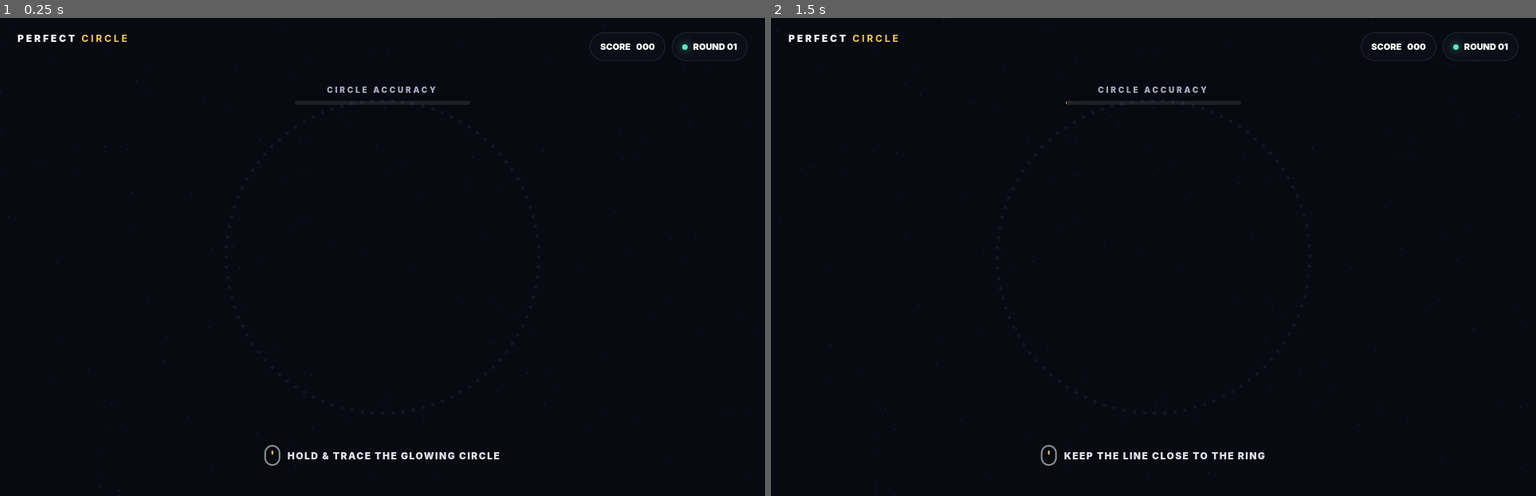
Above: before the commit, frames 1-2 (left to right).
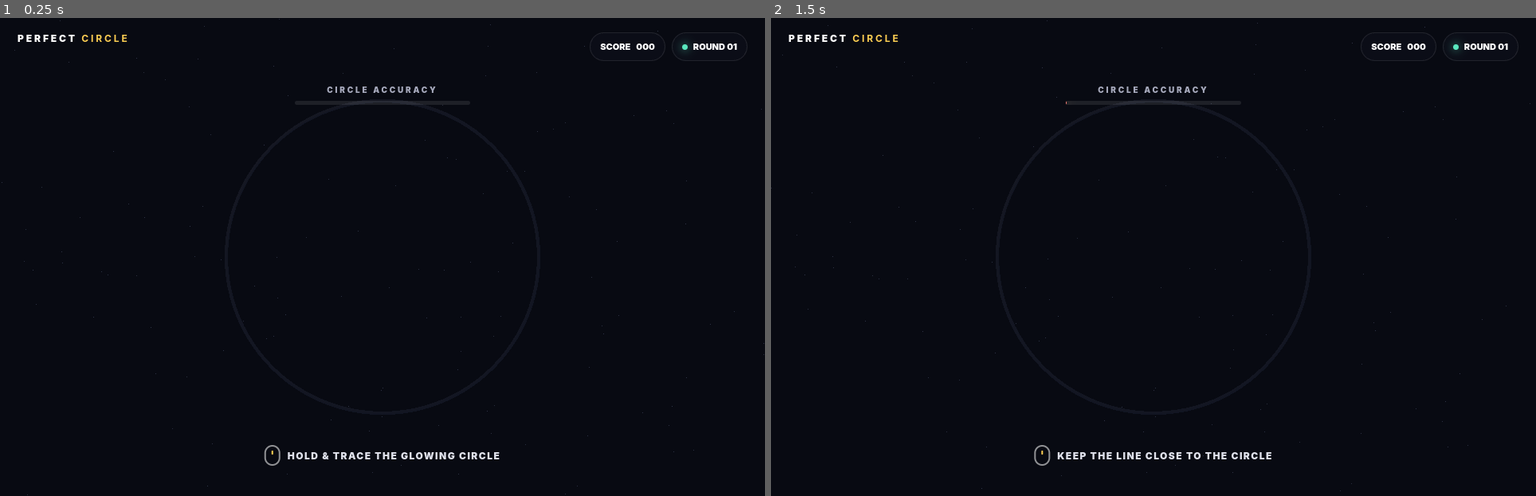
Above: after the commit, the same moments.

Repository: mysliwy-lab/PlayGround
Game: browser game, page index.html
Two runs of this game, one before a commit and one after it. Both use one fixed random seed, a clock stepped at 60 frames per second and the inputs below.
Inputs (mouse positions are in pixels of both pictures, inside the frame that each line leads up to):
- Up to frame 1 (0.25 s): no input
- Up to frame 2 (1.5 s): click (1153, 257) at 0.27 s; hold Up 1.03-1.33 s; click (1153, 304) at 1.07 s; tap Space at 1.1 s; hold Up from 1.38 s (still down)

The runs differ from the first frame. In frame 1, less than 0.1% of the frame differs, in the area x 0-100%, y 0-100%; in frame 2, 0.4%.

Commit message:
Save source and v2 conversation for issue #2
Run: 44859747001
Generation: 44859747001-1795231152793

Diff:
--- a/index.html
+++ b/index.html
@@ -34,9 +34,22 @@
 scene.add(new THREE.AmbientLight(0xffffff,.7));const key=new THREE.PointLight(0xffcf52,25,30);key.position.set(-4,5,8);scene.add(key);
 const ring=new THREE.Group();scene.add(ring);
 const mat=new THREE.MeshStandardMaterial({color:0x202537,metalness:.35,roughness:.35,emissive:0x101421,emissiveIntensity:.8});
-const glowMat=new THREE.MeshBasicMaterial({color:0xffcf52,transparent:true,opacity:.95});
-const ringRadius=3.15;
-for(let i=0;i<96;i++){const a=i/96*Math.PI*2;const g=new THREE.SphereGeometry(.035,8,6);const m=new THREE.Mesh(g,mat);m.position.set(Math.cos(a)*ringRadius,Math.sin(a)*ringRadius,0);ring.add(m)}
+const shapeNames=['CIRCLE','SQUARE','TRIANGLE','STAR','HEXAGON'];
+let shapeIndex=0,targetPoints=[];
+function circlePoints(count=96){const pts=[];for(let i=0;i<count;i++){const a=i/count*Math.PI*2;pts.push(new THREE.Vector2(Math.cos(a)*3.15,Math.sin(a)*3.15))}return pts}
+function polygonPoints(vertices){const pts=[];for(let i=0;i<vertices;i++){const a=-Math.PI/2+i/vertices*Math.PI*2;pts.push(new THREE.Vector2(Math.cos(a)*3.15,Math.sin(a)*3.15))}return pts}
+function starPoints(){const pts=[];for(let i=0;i<20;i++){const a=-Math.PI/2+i/20*Math.PI*2,r=i%2?1.55:3.15;pts.push(new THREE.Vector2(Math.cos(a)*r,Math.sin(a)*r))}return pts}
+function buildShape(){while(ring.children.length)ring.remove(ring.children[0]);
+ if(shapeIndex===0)targetPoints=circlePoints();
+ if(shapeIndex===1)targetPoints=[new THREE.Vector2(-2.4,-2.4),new THREE.Vector2(2.4,-2.4),new THREE.Vector2(2.4,2.4),new THREE.Vector2(-2.4,2.4)];
+ if(shapeIndex===2)targetPoints=polygonPoints(3);
+ if(shapeIndex===3)targetPoints=starPoints();
+ if(shapeIndex===4)targetPoints=polygonPoints(6);
+ if(shapeIndex===1){for(let edge=0;edge<4;edge++)for(let j=0;j<24;j++){const a=targetPoints[edge],b=targetPoints[(edge+1)%4],t=j/24;addDot(a.clone().lerp(b,t))}}
+ else{for(let i=0;i<targetPoints.length;i++){const a=targetPoints[i],b=targetPoints[(i+1)%targetPoints.length];for(let j=0;j<24;j++){const t=j/24;addDot(a.clone().lerp(b,t))}}}
+}
+function addDot(p){const g=new THREE.SphereGeometry(.035,8,6);const m=new THREE.Mesh(g,mat);m.position.set(p.x,p.y,0);ring.add(m)}
+buildShape();
 // trace line
 const trace=new THREE.Line(new THREE.BufferGeometry(),new THREE.LineBasicMaterial({color:0x67e8b7,transparent:true,opacity:.95,linewidth:3}));trace.renderOrder=5;scene.add(trace);
 // cursor orb
@@ -45,21 +58,22 @@
 const points=[],coverage=new Array(72).fill(0);let drawing=false,started=false,scoreAccum=0,totalAcc=0,round=1;
 function setHint(s){document.getElementById('hintText').textContent=s}
 function pToWorld(e){const r=canvas.getBoundingClientRect();const x=((e.clientX-r.left)/r.width)*2-1,y=-((e.clientY-r.t …(212 unchanged characters)…
-function begin(e){if(document.getElementById('card').classList.contains('open'))return;drawing=true;started=true;points.length=0;scoreAccum=0;totalAcc=0;coverage.fill(0);trace.geometry.dispose();trace.geometry=new THREE.BufferGeometry();setHint('Keep the line close to the ring');orb.visible=true;add(e)}
+function distanceToShape(p){let best=Infinity;for(let i=0;i<targetPoints.length;i++){const a=targetPoints[i],b=targetPoints[(i+1)%targetPoints.length];const ab=b.clone().sub(a),ap=p.clone().sub(a);const t=Math.max(0,Math.min(1,ap.dot(ab)/ab.lengthSq()));const closest=a.clone().add(ab.multiplyScalar(t));best=Math.min(best,closest.distanceTo(p))}return best}
+function begin(e){if(document.getElementById('card').classList.contains('open'))return;drawing=true;started=true;points.length=0;scoreAccum=0;totalAcc=0;coverage.fill(0);trace.geometry.dispose();trace.geometry=new THREE.BufferGeometry();setHint('Keep the line close to the '+shapeNames[shapeIndex].toLowerCase());orb.visible=true;add(e)}
 function add(e){if(!drawing)return;const p=pToWorld(e);p.z=.05;points.push(p.clone());if(points.length>1800)points.shift();trace.geometry.setFromPoints(points);orb.position.copy(p);
  // accuracy and coverage
- const ang=(Math.atan2(p.y,p.x)+Math.PI*2)%(Math.PI*2);const bin=Math.floor(ang/(Math.PI*2)*coverage.length)%coverage.length;const r=Math.sqrt(p.x*p.x+p.y*p.y);const err=Math.abs(r-ringRadius);const acc=Math.max(0,1-err/1.25);coverage[bin]=Math.max(coverage[bin],acc);totalAcc+=acc;scoreAccum++;const avg=totalAcc/scoreAccum;document.getElementById('bar').style.width=(Math.min(100,scoreAccum/4))+'%';
+ const err=distanceToShape(p);const bin=Math.min(71,Math.floor((p.x+5)/10*coverage.length));const acc=Math.max(0,1-err/.9);coverage[bin]=Math.max(coverage[bin],acc);totalAcc+=acc;scoreAccum++;document.getElementById('bar').style.width=(Math.min(100,scoreAccum/4))+'%';
  // close & finish
- if(points.length>120){const first=points[0],d=first.distanceTo(p);const angSpan=Math.abs((coverage.filter(v=>v>.5).length/coverage.length));if(d<.32&&angSpan>.78)finish()}
+ if(points.length>120){const first=points[0],d=first.distanceTo(p);const covered=coverage.filter(v=>v>.5).length/coverage.length;if(d<.32&&covered>.78)finish()}
 }
 function end(e){if(!drawing)return;drawing=false;orb.visible=false;if(started&&points.length>100)finish()}
 function finish(){if(!drawing&&!started)return;drawing=false;orb.visible=false;
  let avg=coverage.reduce((a,b)=>a+b,0)/coverage.length;let cov=coverage.filter(v=>v>.5).length/coverage.length;let value=Math.round(Math.max(0,Math.min(99,avg*76+cov*24)));
- let grade=value>92?'CIRCLE MASTER':value>78?'NEARLY PERFECT':value>60?'GOOD CONTROL':'KEEP PRACTICING';let detail=value>92?'Exceptional. You found the perfect orbit.':value>78?'Excellent control. Just a few tiny wobbles.':value>60?'Solid attempt. Focus on an even pace.':'A smoother, slower lap will help.';
+ let grade=value>92?(shapeNames[shapeIndex]+' MASTER'):value>78?'NEARLY PERFECT':value>60?'GOOD CONTROL':'KEEP PRACTICING';let detail=value>92?'Exceptional control. Every corner is exact.':value>78?'Excellent control. Just a few tiny wobbles.':value>60?'Solid attempt. Focus on an even pace.':'A slower, smoother line will help.';
  document.getElementById('grade').textContent=grade;document.getElementById('scoreBig').textContent=value+'%';document. …(187 unchanged characters)…
 canvas.addEventListener('pointerdown',e=>{canvas.setPointerCapture(e.pointerId);begin(e)});canvas.addEventListener('pointermove',add);canvas.addEventListener('pointerup',end);canvas.addEventListener('pointercancel',end);
 window.addEventListener('keydown',e=>{if(e.key===' '&&!drawing&&started===false)begin({clientX:innerWidth/2,clientY:innerHeight/2})});
-document.getElementById('again').addEventListener('click',() …(141 unchanged characters)… mentById('bar').style.width='0';round++;document.getElementById('round').textContent='ROUND '+String(round).padStart(2,'0');setHint('Hold & trace the glowing circle')});
+document.getElementById('again').addEventListener('click',() …(141 unchanged characters)… mentById('bar').style.width='0';round++;shapeIndex=(shapeIndex+1)%shapeNames.length;buildShape();document.getElementById('round').textContent='ROUND '+String(round).padStart(2,'0');setHint('Hold & trace the glowing '+shapeNames[shapeIndex].toLowerCase());});
 
 // particles
 const particleGeometry=new THREE.BufferGeometry();const par=[];for(let i=0;i<250;i++)par.push((Math.random()-.5)*22,(Ma …(278 unchanged characters)…
Not shown, changed: .omgithub/checkpoint.json
Not shown, changed: .omgithub/conversation.json
